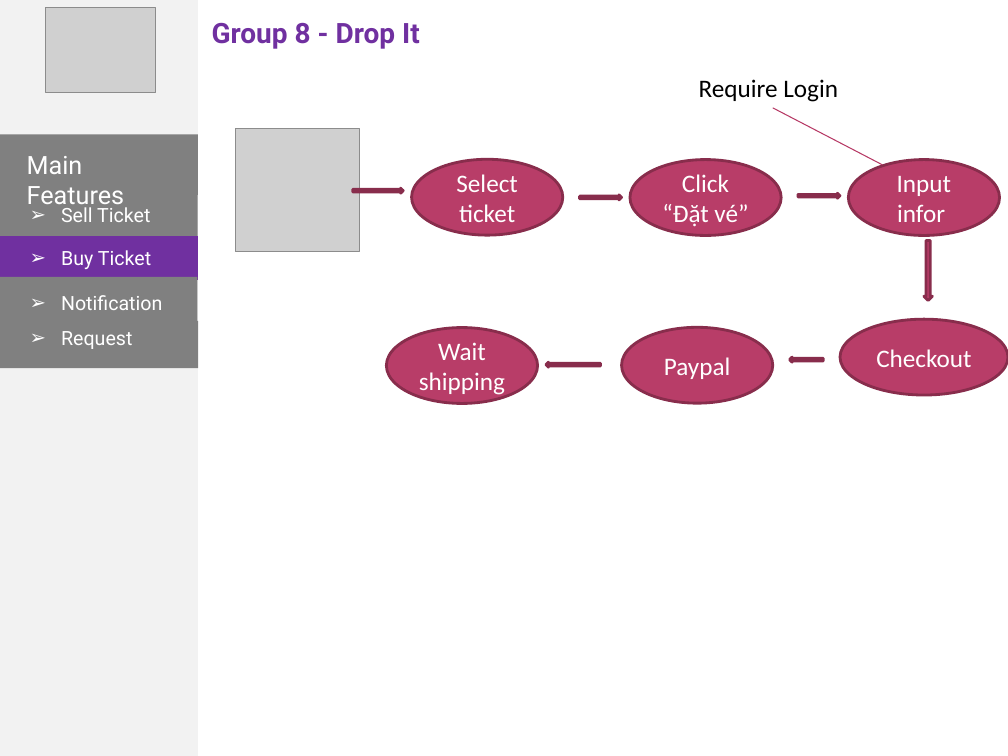
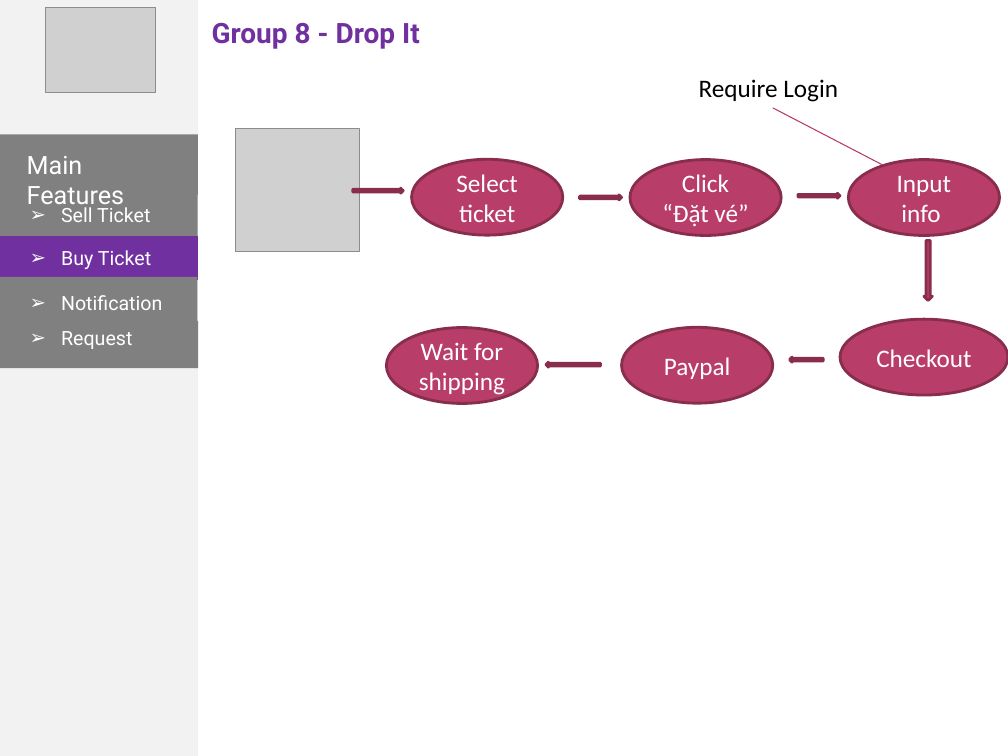
Before and after one commit to phonglk/fptu_capstone, a slide deck: slide 12 of Document/Present.pptx. Drawn at 1008x756 pixels with LibreOffice and Linux fonts; fonts in the diff are those of the drawing; grey boxes stand for pictures. Boxes give left, top, right and bottom in pixels: in the first picture for what was removed or moved away, otherwise in the second. Text is boxed around its words. In the diff, an @@ line names an element or a change of style, - is before the commit and + after.

```diff
--- a/Document/Present.pptx
+++ b/Document/Present.pptx
@@ text in ellipse at [897, 176, 951, 222]: text changed @@
-Input infor
+Input info
@@ text in ellipse at [419, 342, 505, 397]: text changed @@
-Wait shipping
+Wait for shipping
```
Also in this commit, not shown: 1 other slide changed.
